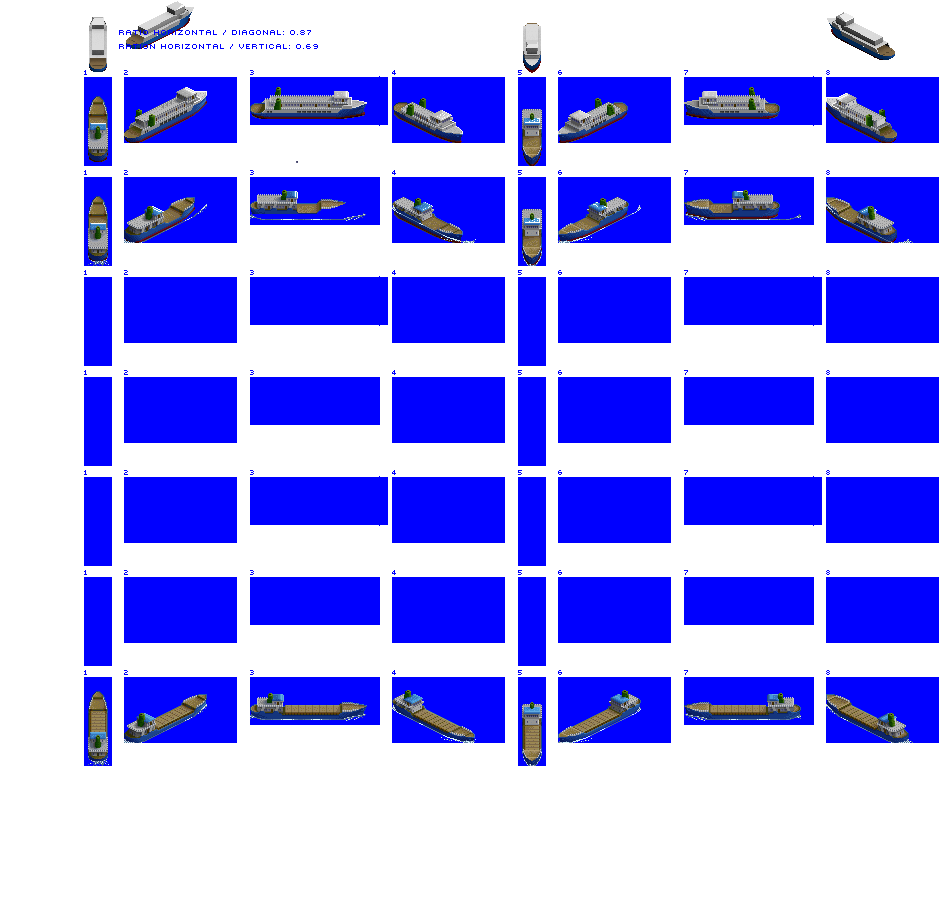
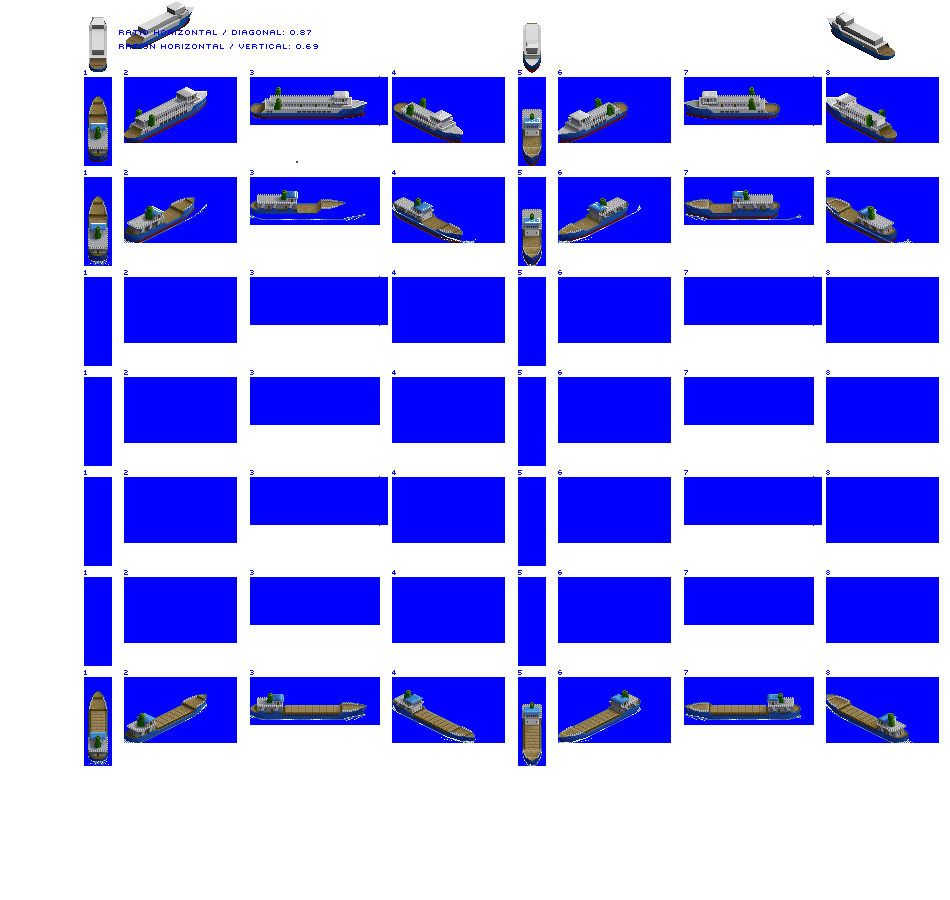
The second 950 x 900 image is a revision of the first. Changes to its layers:
painted on "Vehicle Ferry unloaded" over [161, 102, 172, 109]
